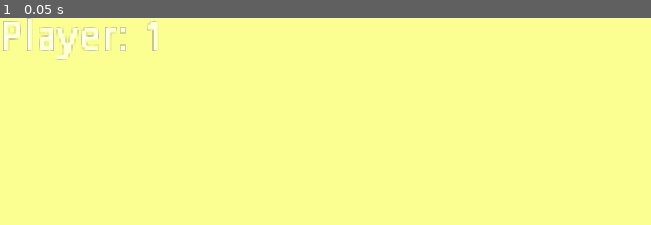
Above: before the commit, frame 1.
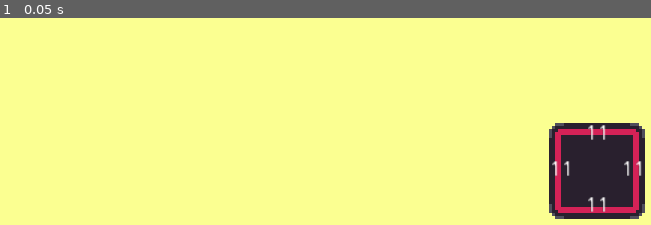
Above: after the commit, the same moment.

Repository: christianaveros/DuelTwinsProject
Game: Godot game, scene res://Stages/game_scene.tscn
Same seed, same stepped clock (60 frames per second), same inputs: the game is played once before the commit and once after it.
Inputs:
- Up to frame 1 (0.05 s): no input

The runs differ from the first frame. In frame 1, 8.1% of the frame differs, in the area x 0-100%, y 0-98%.
Error after the commit: Parse Error: Variable "x" already defined in the scope (at line 41). (res://Scripts/control.gd:59)

Commit message:
proper card randomizer

Diff:
--- a/Entities/background.tscn
+++ b/Entities/background.tscn
@@ -2,7 +2,7 @@
 
 [ext_resource path="res://Textures/bg.png" type="Texture" id=1]
 
-[node name="background" type="CanvasLayer" index="0"]
+[node name="background" type="CanvasLayer"]
 
 layer = -10
 offset = Vector2( 0, 0 )
--- a/Entities/card_default.tscn
+++ b/Entities/card_default.tscn
@@ -8,7 +8,7 @@
 custom_solver_bias = 0.0
 extents = Vector2( 16.0555, 16 )
 
-[node name="card" type="Control" index="0"]
+[node name="card" type="Control"]
 
 anchor_left = 0.0
 anchor_top = 0.0
@@ -23,7 +23,7 @@
 size_flags_horizontal = 1
 size_flags_vertical = 1
 script = ExtResource( 1 )
-_sections_unfolded = [ "Mouse" ]
+_sections_unfolded = [ "Mouse", "Rect" ]
 
 [node name="card_area" type="Area2D" parent="." index="0"]
 
@@ -48,3 +48,102 @@
 texture = ExtResource( 2 )
 
 [node name="card_sprite" type="Sprite" parent="card_area/card_holder" index="0"]
+
+[node name="left" type="Label" parent="." index="1"]
+
+anchor_left = 0.0
+anchor_top = 0.0
+anchor_right = 0.0
+anchor_bottom = 0.0
+margin_left = -16.0
+margin_top = -4.0
+margin_bottom = 10.0
+rect_scale = Vector2( 0.5, 0.5 )
+rect_pivot_offset = Vector2( 0, 0 )
+rect_clip_content = false
+mouse_filter = 2
+mouse_default_cursor_shape = 0
+size_flags_horizontal = 1
+size_flags_vertical = 4
+text = "11"
+align = 1
+valign = 1
+percent_visible = 1.0
+lines_skipped = 0
+max_lines_visible = -1
+_sections_unfolded = [ "Grow Direction", "Margin", "Rect" ]
+
+[node name="top" type="Label" parent="." index="2"]
+
+anchor_left = 0.0
+anchor_top = 0.0
+anchor_right = 1.0
+anchor_bottom = 0.0
+margin_left = -4.0
+margin_top = -16.0
+margin_right = -24.0
+margin_bottom = -2.0
+rect_scale = Vector2( 0.5, 0.5 )
+rect_pivot_offset = Vector2( 0, 0 )
+rect_clip_content = false
+mouse_filter = 2
+mouse_default_cursor_shape = 0
+size_flags_horizontal = 1
+size_flags_vertical = 4
+text = "11"
+align = 1
+valign = 1
+percent_visible = 1.0
+lines_skipped = 0
+max_lines_visible = -1
+_sections_unfolded = [ "Rect" ]
+
+[node name="right" type="Label" parent="." index="3"]
+
+anchor_left = 0.0
+anchor_top = 0.0
+anchor_right = 1.0
+anchor_bottom = 0.0
+margin_left = 8.0
+margin_top = -4.0
+margin_right = -12.0
+margin_bottom = 10.0
+rect_scale = Vector2( 0.5, 0.5 )
+rect_pivot_offset = Vector2( 0, 0 )
+rect_clip_content = false
+mouse_filter = 2
+mouse_default_cursor_shape = 0
+size_flags_horizontal = 1
+size_flags_vertical = 4
+text = "11"
+align = 1
+valign = 1
+percent_visible = 1.0
+lines_skipped = 0
+max_lines_visible = -1
+_sections_unfolded = [ "Rect" ]
+
+[node name="bottom" type="Label" parent="." index="4"]
+
+anchor_left = 0.0
+anchor_top = 0.0
+anchor_right = 1.0
+anchor_bottom = 0.0
+margin_left = -4.0
+margin_top = 8.0
+margin_right = -24.0
+margin_bottom = 22.0
+rect_scale = Vector2( 0.5, 0.5 )
+rect_pivot_offset = Vector2( 0, 0 )
+rect_clip_content = false
+mouse_filter = 2
+mouse_default_cursor_shape = 0
+size_flags_horizontal = 1
+size_flags_vertical = 4
+text = "11"
+align = 1
+valign = 1
+percent_visible = 1.0
+lines_skipped = 0
+max_lines_visible = -1
+_sections_unfolded = [ "Rect" ]
--- a/Entities/control.tscn
+++ b/Entities/control.tscn
@@ -12,16 +12,20 @@
 anchor_top = 0.0
 anchor_right = 0.0
 anchor_bottom = 0.0
-margin_right = 40.0
-margin_bottom = 14.0
+margin_left = 89.0
+margin_top = 2.0
+margin_right = 129.0
+margin_bottom = 16.0
 rect_pivot_offset = Vector2( 0, 0 )
 rect_clip_content = false
 mouse_filter = 2
 mouse_default_cursor_shape = 0
 size_flags_horizontal = 1
 size_flags_vertical = 4
+custom_colors/font_color = Color( 0, 0, 0, 1 )
 align = 1
 valign = 1
 percent_visible = 1.0
 lines_skipped = 0
 max_lines_visible = -1
+_sections_unfolded = [ "Theme", "custom_colors", "custom_fonts" ]
--- /dev/null
+++ b/Entities/player_dock.tscn
@@ -0,0 +1,44 @@
+[gd_scene load_steps=3 format=2]
+
+[ext_resource path="res://Textures/dock.png" type="Texture" id=1]
+
+[sub_resource type="RectangleShape2D" id=1]
+
+custom_solver_bias = 0.0
+extents = Vector2( 16, 16 )
+
+[node name="player_dock" type="KinematicBody2D"]
+
+input_pickable = true
+collision_layer = 1
+collision_mask = 1
+collision/safe_margin = 0.08
+_sections_unfolded = [ "Transform" ]
+
+[node name="shape 0" type="CollisionShape2D" parent="." index="0"]
+
+shape = SubResource( 1 )
+
+[node name="shape 1" type="CollisionShape2D" parent="." index="1"]
+
+position = Vector2( 0, 40 )
+shape = SubResource( 1 )
+
+[node name="shape 2" type="CollisionShape2D" parent="." index="2"]
+
+position = Vector2( 0, 80 )
+shape = SubResource( 1 )
+
+[node name="CanvasLayer" type="CanvasLayer" parent="." index="3"]
+
+layer = 1
+offset = Vector2( 0, 0 )
+rotation = 0.0
+scale = Vector2( 1, 1 )
+transform = Transform2D( 1, 0, 0, 1, 0, 0 )
+
+[node name="sprite" type="Sprite" parent="CanvasLayer" index="0"]
+
+texture = ExtResource( 1 )
+offset = Vector2( 0, 40 )
+_sections_unfolded = [ "Offset", "Z Index" ]
--- a/Scripts/card_area.gd
+++ b/Scripts/card_area.gd
@@ -4,6 +4,6 @@
 func _ready():
 	set_process_input(true)
 
-func _input(viewport, event, shape_idx):
+func _input(event):
 	if event is InputEventMouseButton and event.is_pressed():
 		print("clicked")
--- a/Scripts/card_default.gd
+++ b/Scripts/card_default.gd
@@ -1,27 +1,27 @@
 extends Control
 
-const card_offset = 16
-onready var player_turn = get_node("/root/control").get_player_turn()
-onready var player_ind = get_node("/root/control").get_player()
+const CARD_OFFSET = 16
+onready var player_ind = 1
 onready var pressed = -1
 
 func _ready():
+	set_process_input(true)
+	set_physics_process(true)
 	if player_ind == 1:
 		get_node("card_area/player_ind").set_texture(load("res://Textures/red.png"))
 	else:
 		get_node("card_area/player_ind").set_texture(load("res://Textures/blue.png"))
-	set_process_input(true)
-	set_physics_process(true)
 
 func _input(event):
-	if event is InputEventMouseButton and event.is_pressed() and !event.is_echo():
-		if (rect_position.x-card_offset < event.position.x) and (rect_position.x+card_offset > event.position.x)\
-		and (rect_position.y-card_offset < event.position.y) and (rect_position.y+card_offset > event.position.y):
+	if event is InputEventMouseButton and event.is_pressed() and !event.is_echo() and player_ind == control.player_turn:
+		if (rect_position.x-CARD_OFFSET < event.position.x) and (rect_position.x+CARD_OFFSET > event.position.x)\
+		and (rect_position.y-CARD_OFFSET < event.position.y) and (rect_position.y+CARD_OFFSET > event.position.y):
 			pressed *= -1
 			print("pressed")
 
 func _physics_process(delta):
-	player_ind = get_node("/root/control").player_turn
 	#drag
 	if pressed == 1:
 		rect_position = get_viewport().get_mouse_position()
+
+	#check nearby object
--- a/Scripts/control.gd
+++ b/Scripts/control.gd
@@ -6,17 +6,18 @@
 	-1:[0,0,0,0,0,0,0,0,0,0],
 	1:[0,0,0,0,0,0,0,0,0,0]
 } setget set_player, get_player
+const card_default = preload("res://Entities/card_default.tscn") #object call
 
 #name, left, top, right, bottom
 onready var card_values = {
-	0:["slime", 3,4,4,4], 1:["tork", 5,1,5,4], 2:["emuk", 4,4,4,3],
-	3:["worm", 5,4,8,3], 4:["kobra", 3,7,3,2], 5:["bat", 1,4,1,4],
-	6:["seed", 9,9,9,8], 7:["scaven", 3,4,5,3], 8:["zoomba", 5,5,5,5],
-	9:["pakkun", 5,6,5,4], 10:["wasp", 4,4,4,8], 11:["skeleton", 3,2,3,2],
-	12:["wizard", 1,6,1,2], 13:["octorac", 2,3,2,3], 14:["spider", 7,3,5,5],
-	15:["atuin", 6,3,6,5], 16:["hero", 6,7,6,6], 17:["ghost", 10,5,5,5],
-	18:["heroine", 5,5,7,8], 19:["clone", 6,6,6,7], 20:["undead_king", 9,6,5,5],
-	21:["bahamut", 7,7,10,6], 22:["villain", 5,10,5,10]
+	1:["slime", 3,4,4,4], 2:["tork", 5,1,5,4], 3:["emuk", 4,4,4,3],
+	4:["worm", 5,4,8,3], 5:["kobra", 3,7,3,2], 6:["bat", 1,4,1,4],
+	7:["seed", 9,9,9,8], 8:["scaven", 3,4,5,3], 9:["zoomba", 5,5,5,5],
+	10:["pakkun", 5,6,5,4], 11:["wasp", 4,4,4,8], 12:["skeleton", 3,2,3,2],
+	13:["wizard", 1,6,1,2], 14:["octorac", 2,3,2,3], 15:["spider", 7,3,5,5],
+	16:["atuin", 6,3,6,5], 17:["hero", 6,7,6,6], 18:["ghost", 10,5,5,5],
+	19:["heroine", 5,5,7,8], 20:["clone", 6,6,6,7], 21:["undead_king", 9,6,5,5],
+	22:["bahamut", 7,7,10,6], 23:["villain", 5,10,5,10]
 }
 
 #set player turn
@@ -36,10 +37,32 @@
 #set up cards
 func set_cards():
 	#set random cards
+	var val = 0
+	var x = 24
 	for y in range(10):
-		player[-1][y] = randi()%23 #set random int number
-	for y in range(10):
-		player[1][y] = randi()%23 #set random int number
+		var b = true
+		while b == true:
+			val = randi()%x
+			if !player[-1].has(val):
+				player[-1][y] = val
+				b = false
+		b = true
+		while b == true:
+			val = randi()%x
+			if !player[1].has(val):
+				player[1][y] = val
+				b = false
+	#print(card_values) #card values
+	#set 3 starting cards
+	var s_card = [0,0,0,0,0,0]
+	var arr_size = 10
+	for x in range(3):
+		s_card[x] = player[-1][randi()%arr_size] #set random from before
+		s_card[(s_card.size() -1) - x] = player[1][randi()%arr_size]
+		arr_size -= 1
+
+	print(s_card)
+
 	print(player)
 
 func end_turn():
@@ -53,4 +76,5 @@
 	set_physics_process(true)
 
 func _physics_process(delta):
-	get_node("player").set_text("Player: " + str(player_turn))
+	var player_num = player_turn if player_turn == 1 else 2
+	get_node("player").set_text("Player: " + str(player_num) + "'s Turn")
--- a/Stages/game_scene.tscn
+++ b/Stages/game_scene.tscn
@@ -1,10 +1,22 @@
-[gd_scene load_steps=3 format=2]
+[gd_scene load_steps=4 format=2]
 
 [ext_resource path="res://Scripts/game_scene.gd" type="Script" id=1]
 [ext_resource path="res://Entities/background.tscn" type="PackedScene" id=2]
+[ext_resource path="res://Entities/card_default.tscn" type="PackedScene" id=3]
 
 [node name="game_scene" type="Node2D"]
 
 script = ExtResource( 1 )
+_sections_unfolded = [ "Transform" ]
+__meta__ = {
+"_edit_lock_": true
+}
 
 [node name="background" parent="." index="0" instance=ExtResource( 2 )]
+
+[node name="card" parent="." index="1" instance=ExtResource( 3 )]
+
+margin_left = 199.0
+margin_top = 51.0
+margin_right = 235.0
+margin_bottom = 87.0
Binary file added: Textures/dock.png
Not shown, added: Textures/dock.png.import
